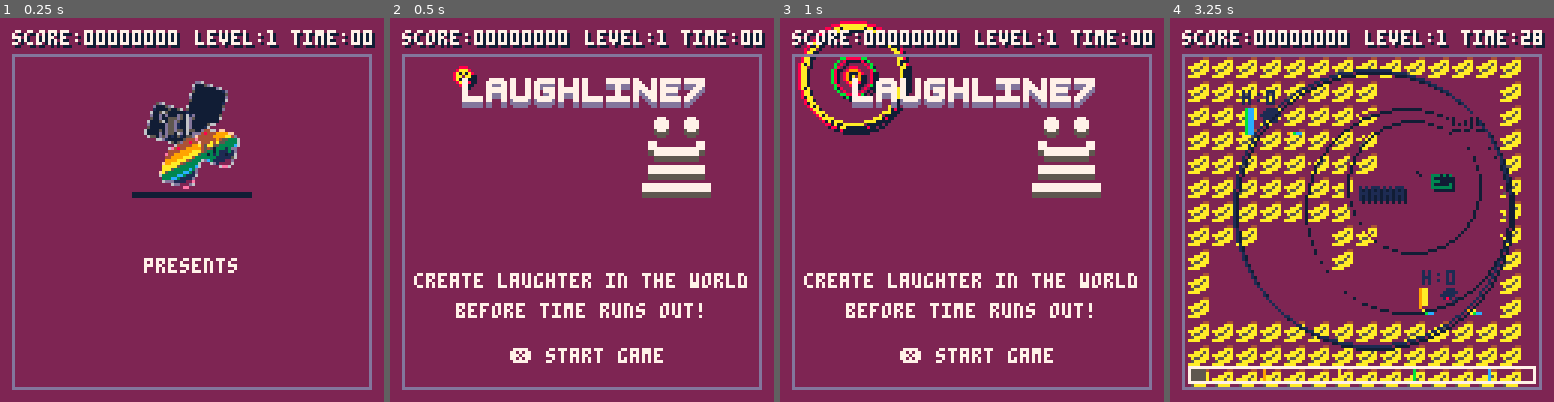
Above: before the commit, frames 1-4 (left to right).
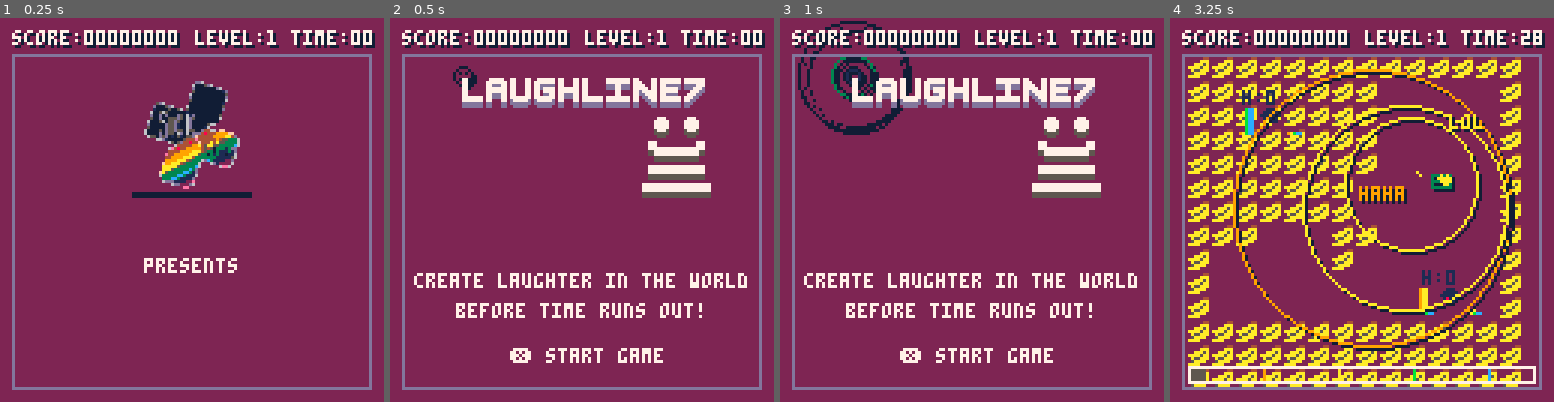
Above: after the commit, the same moments.

Repository: wakass/laughline
Game: PICO-8 cartridge ggj.p8
The game is run twice, just before and just after one commit, with the same random seed, the same clock (stepped at 60 frames per second) and the same inputs.
Inputs:
- Up to frame 1 (0.25 s): no input
- Up to frame 2 (0.5 s): tap X (X key) at 0.33 s
- Up to frame 3 (1 s): tap O (Z key) at 0.7 s
- Up to frame 4 (3.25 s): tap X (X key) at 1.07, 1.85, 2.97 s; hold Right 1.6-2.1 s; tap O (Z key) every 0.4 s from 1.7 to 2.9 s; hold Up 2.15-2.42 s; hold Right 2.47-3.03 s; hold Left from 3.08 s (still down)

Frame 1 is identical in both runs. In frame 2, 0.1% of the frame differs, in the area x 16-22%, y 12-18%; in frame 3, 1.6%; in frame 4, 3.9%, in the area x 16-90%, y 13-86%.

Commit message:
Humor color tweaks

Diff:
--- a/entities/humor.lua
+++ b/entities/humor.lua
@@ -5,18 +5,20 @@
 	type=0,
 	pool={},
 	orig_id=0, --who originated the humor
-
+	muted=false,
 	text_px = 0,
 	text_py = 0,
 	text_id = 0,
 	text_fade = 30,
 
 	update=function(_ENV)
-		if (size==0) then
-			note=make_note(rnd(63),type,7,0)	-- pitch,instrument,vol,effect
-			set_note(0,1,note)
-			set_speed(0,10)
-			sfx(0)
+		if not muted then
+			if (size==0) then
+				note=make_note(rnd(63),type,7,0)	-- pitch,instrument,vol,effect
+				set_note(0,1,note)
+				set_speed(0,10)
+				sfx(0)
+			end
 		end
 
 		size+=1
@@ -37,17 +39,20 @@
 	end,
 
 	draw=function(_ENV)
+		color = type+8
 		circ(x+4,y+4,size,0) -- 'shadow'
-		circ(x+3,y+3,size,type)
+		circ(x+3,y+3,size,color)
+
+
 
 		if (text_px < 1) or (text_py < 1) then
 			return
 		end
 
-		    if (text_id == 1) then prints("haha", text_px, text_py, type)
-		elseif (text_id == 2) then prints("hihi", text_px, text_py, type)
-		elseif (text_id == 3) then prints("lol",  text_px, text_py, type)
-		elseif (text_id == 4) then prints("kek",  text_px, text_py, type)
+		    if (text_id == 1) then prints("haha", text_px, text_py, color)
+		elseif (text_id == 2) then prints("hihi", text_px, text_py, color)
+		elseif (text_id == 3) then prints("lol",  text_px, text_py, color)
+		elseif (text_id == 4) then prints("kek",  text_px, text_py, color)
 		else
 			printh("humor text_id: " .. text_id)
 		end
